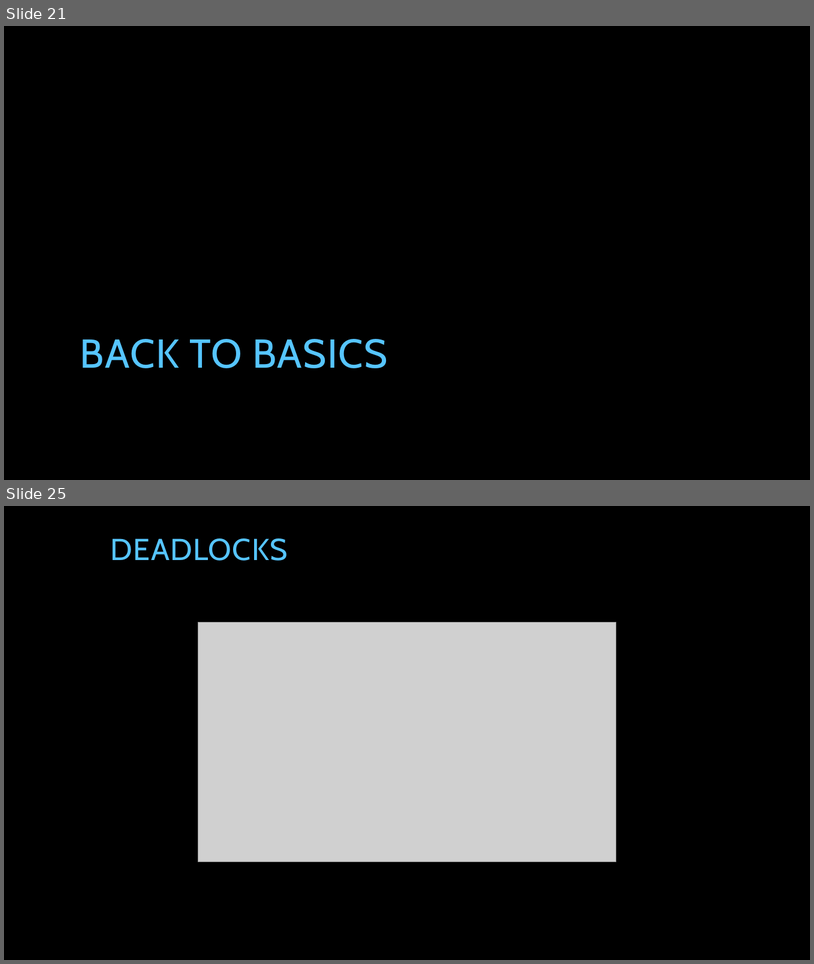
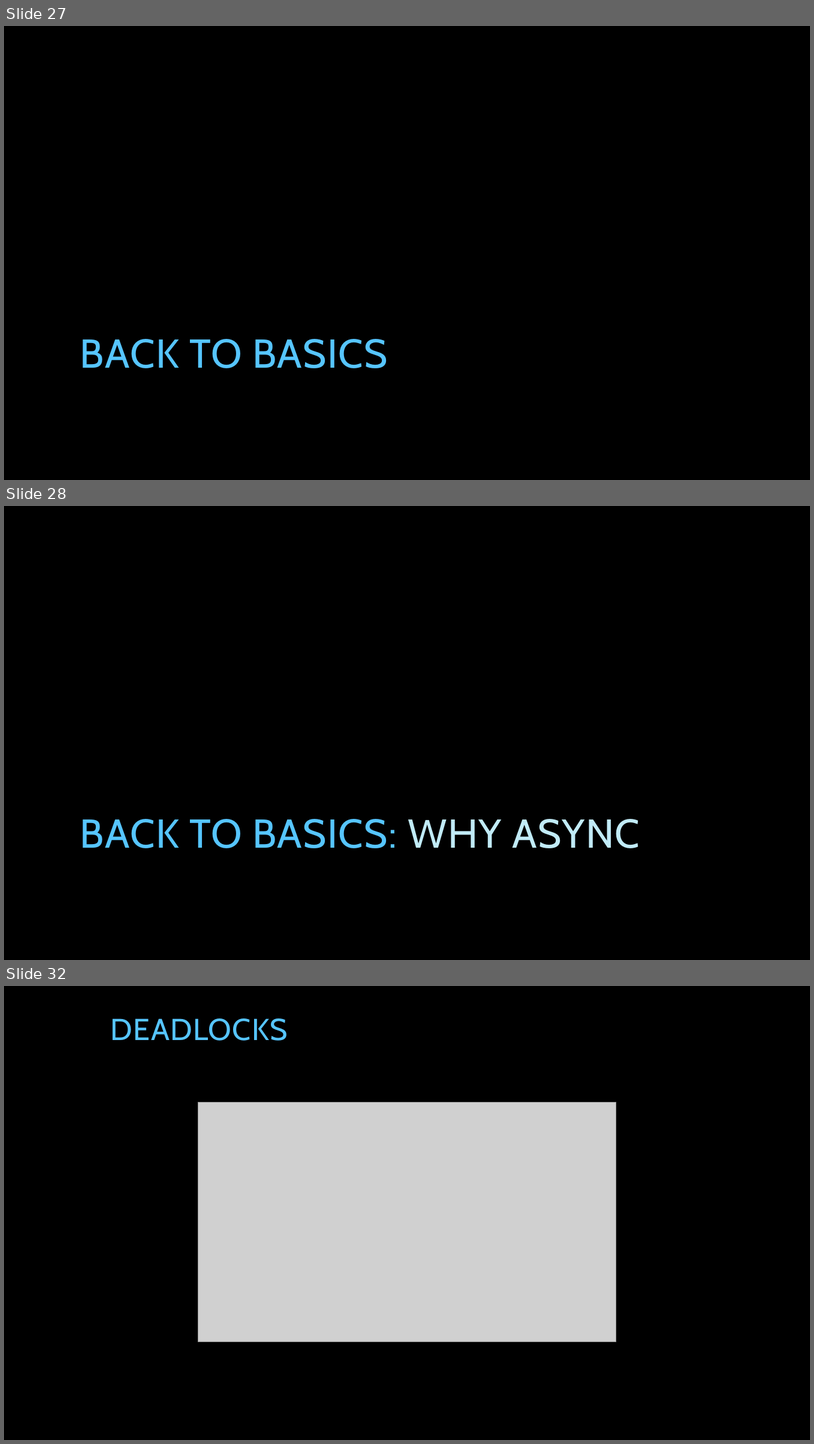
Before and after one commit to tpierrain/talk-AsyncAwait, a slide deck: AsyncAwait...ohWait.pptx. Shown one above the other, each under a label of ours: slides 21 and 25 before the commit, slides 27, 28 and 32 after it; the slides between them are not shown. The pictures are 814x964 and 814x1444 pixels, drawn with LibreOffice and Linux fonts; fonts in the diff are those of the drawing; grey boxes stand for pictures; background and template pictures are left out. Boxes give left, top, right and bottom in pixels: in the first picture for what was removed or moved away, otherwise in the second. Text is boxed around its words. In the diff, an @@ line names an element or a change of style, - is before the commit and + after.

```diff
--- a/AsyncAwait...ohWait.pptx
+++ b/AsyncAwait...ohWait.pptx
@@ slide 28 added at (x1=4, y1=506, x2=810, y2=960), background picture (left out) @@
@@ title added at (x1=80, y1=819, x2=640, y2=848), 48 pt, text #56C5FF @@
+BACK TO BASICS: WHY ASYNC
@@ what was slide 21 is now slide 27 @@
@@ what was slide 25 is now slide 32 @@
```
Also in this commit, not shown: 19 slides changed, 6 other slides added.
